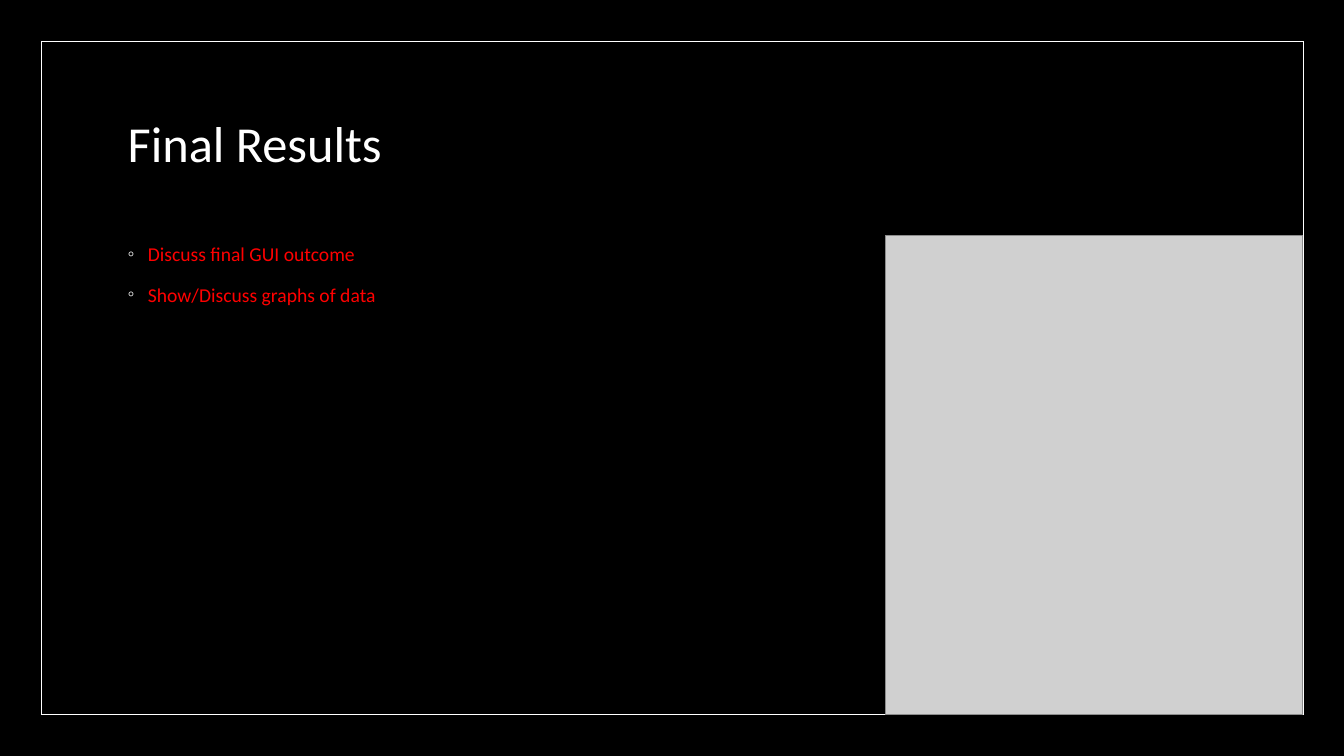
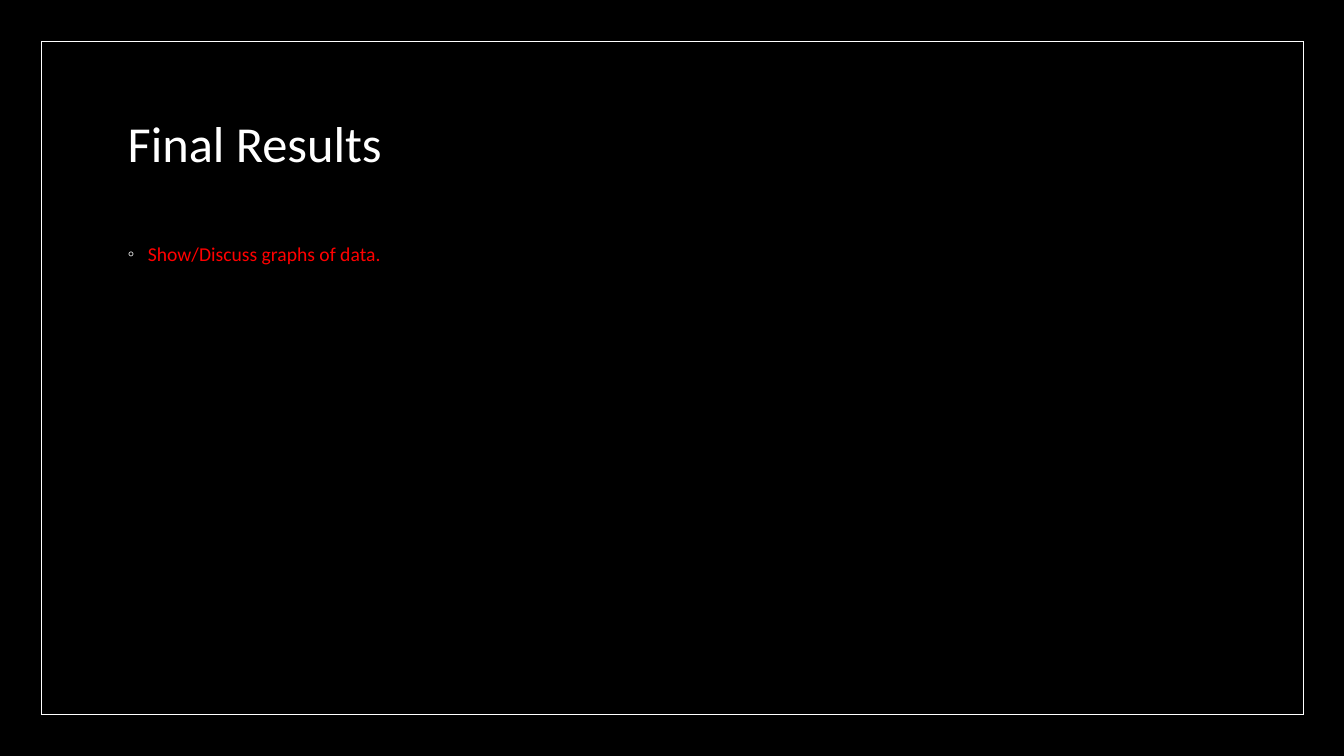
Before and after one commit to IFDL-WSU/Viscous-Droplet-Impact, a slide deck: slide 10 of Final Presentation/MECH417_Team4_FinalPresentation.pptx (slide 9 before the commit). Drawn at 1344x756 pixels with LibreOffice and Linux fonts; fonts in the diff are those of the drawing; grey boxes stand for pictures; background and template pictures are left out. Boxes give left, top, right and bottom in pixels: in the first picture for what was removed or moved away, otherwise in the second. Text is boxed around its words. In the diff, an @@ line names an element or a change of style, - is before the commit and + after.

Commit message:
Update Presentation Final Results
Updated Final Results Slide 9
Added Slide 10 for graphs
Added "Callback" to key Terms
Updated some formatting

```diff
--- a/Final Presentation/MECH417_Team4_FinalPresentation.pptx
+++ b/Final Presentation/MECH417_Team4_FinalPresentation.pptx
@@ picture removed at box(885, 236, 1304, 715) @@
@@ text at box(148, 247, 380, 265): text changed @@
-◦ Discuss final GUI outcome
-◦ Show/Discuss graphs of data
+◦ Show/Discuss graphs of data.
```
Also in this commit, not shown: 1 other slide changed, 1 slide added.
